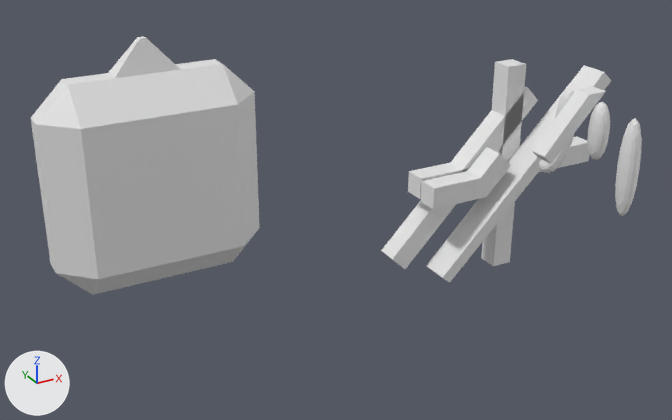
The Blender file 3dobjects/mesh.blend as it was, and as the next commit left it.
Both versions are drawn from a 50 mm camera at (-2.38, -4.82, 3.18) aimed at (1.2, 1.7, -0.08). Every picture has the same lights, and +X, +Y and +Z are marked at lower left.

The older version as bpy lines, for what is in view:
```python
ob_connector = bpy.data.objects.new('Connector', me_cube_005)
ob_connector.location = (0.0, 3.0, 0.0)
ob_cube_000 = bpy.data.objects.new('Cube.000', me_cube_007)
ob_cube_000.location = (2.5, 1.677, 0.0)
ob_cube_000.rotation_euler = (0.0, -0.785, 0.0)  # degrees (0, -45, 0)
ob_cube_002 = bpy.data.objects.new('Cube.002', me_cube_006)
ob_cube_002.location = (3.0, 1.677, 0.0)
ob_cube_002.rotation_euler = (0.0, 1.571, 0.0)  # degrees (0, 90, 0)
ob_mirrorplate = bpy.data.objects.new('MirrorPlate', me_cube_004)
ob_mirrorplate.location = (3.0, 1.475, 0.0)
ob_mirrortube = bpy.data.objects.new('MirrorTube', me_cube)
ob_mirrortube.location = (3.0, 1.467, -0.021)
ob_mirrortube2 = bpy.data.objects.new('MirrorTube2', me_cube_001)
ob_mirrortube2.location = (3.005, 0.892, 0.0)
ob_mirrortubeempty = bpy.data.objects.new('MirrorTubeEmpty', me_cube_012)
ob_mirrortubeempty.location = (3.001, 0.501, -0.002)
ob_mirrortubestraight = bpy.data.objects.new('MirrorTubeStraight', me_cube_010)
ob_mirrortubestraight.location = (3.001, 0.137, -0.002)
ob_platform = bpy.data.objects.new('Platform', me_cube_002)
ob_platform.location = (0.0, 3.0, 0.0)
# also in view: 'MirrorTube3' at (2.79, 0.64, 0.74); 'Cube.003' at (3.0, 1.68, 0.0)
```
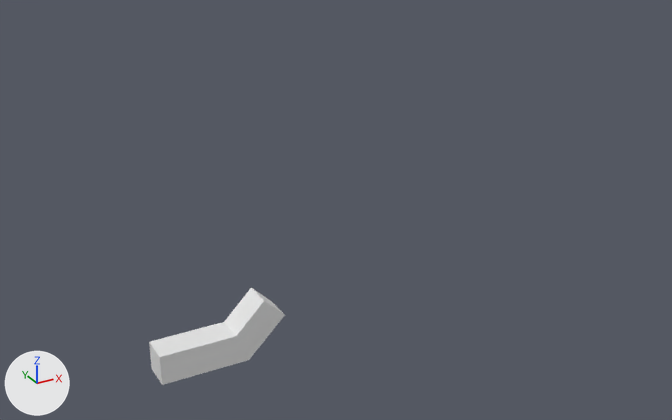
Pixel boxes (x1, y1, x2, y2) of what changed, in the pictures (672 x 420 px):
'Platform', hidden: before (31, 59, 260, 295)
'MirrorTube', moved: before (421, 147, 511, 209); after (149, 288, 285, 385)
'MirrorPlate', hidden: before (426, 65, 611, 283)
'Cube.000', hidden: before (381, 87, 538, 269)
'Cube.002', hidden: before (481, 59, 526, 266)
'MirrorTube3', hidden: before (532, 87, 606, 164)
'MirrorTubeStraight', hidden: before (615, 118, 642, 216)
'Connector', hidden: before (108, 37, 181, 79)
'Cube.003', hidden: before (408, 136, 589, 199)
'MirrorTubeEmpty', hidden: before (587, 102, 610, 160)
'MirrorTube2', hidden: before (539, 89, 574, 173)

What the commit changed:
Object 'MirrorTubeStraight' (ob_mirrortubestraight) moves from (3.001, 0.137, -0.002) to (0.0, 0.0, 0.0).
Object 'MirrorTubeStraight' (ob_mirrortubestraight) is now hidden.
Object 'MirrorTubeEmpty' (ob_mirrortubeempty) moves from (3.001, 0.501, -0.002) to (0.0, 0.0, 0.0).
Object 'MirrorTubeEmpty' (ob_mirrortubeempty) is now hidden.
Object 'MirrorTube2' (ob_mirrortube2) is now hidden.
Object 'Cube.000' (ob_cube_000) is now hidden.
Object 'Cube.002' (ob_cube_002) is now hidden.
Object 'MirrorPlate' (ob_mirrorplate) is now hidden.
Object 'MirrorTube' (ob_mirrortube) moves from (3.0, 1.467, -0.021) to (0.0, 0.0, 0.0).
Object 'Connector' (ob_connector) moves from (0.0, 3.0, 0.0) to (0.0, 0.0, 0.0).
Object 'Connector' (ob_connector) is now hidden.
Object 'Platform' (ob_platform) moves from (0.0, 3.0, 0.0) to (0.0, 0.0, 0.0).
Object 'Platform' (ob_platform) is now hidden.
Object 'Cube.003' (ob_cube_003) is now hidden.
Object 'MirrorTube3' (ob_mirrortube3) is now hidden.
